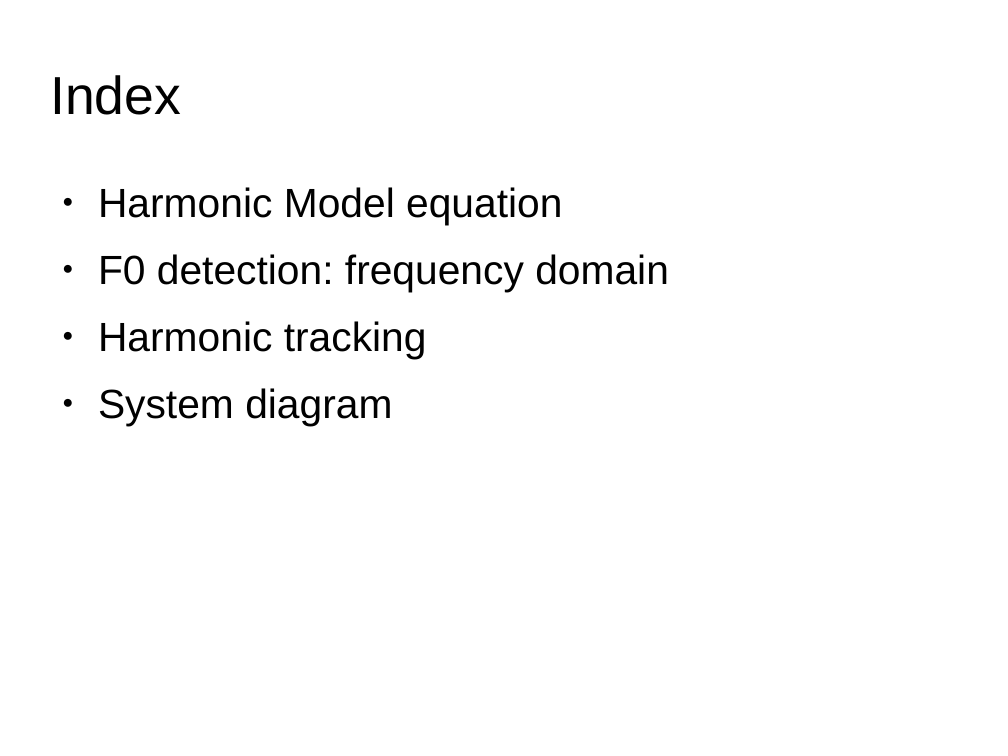
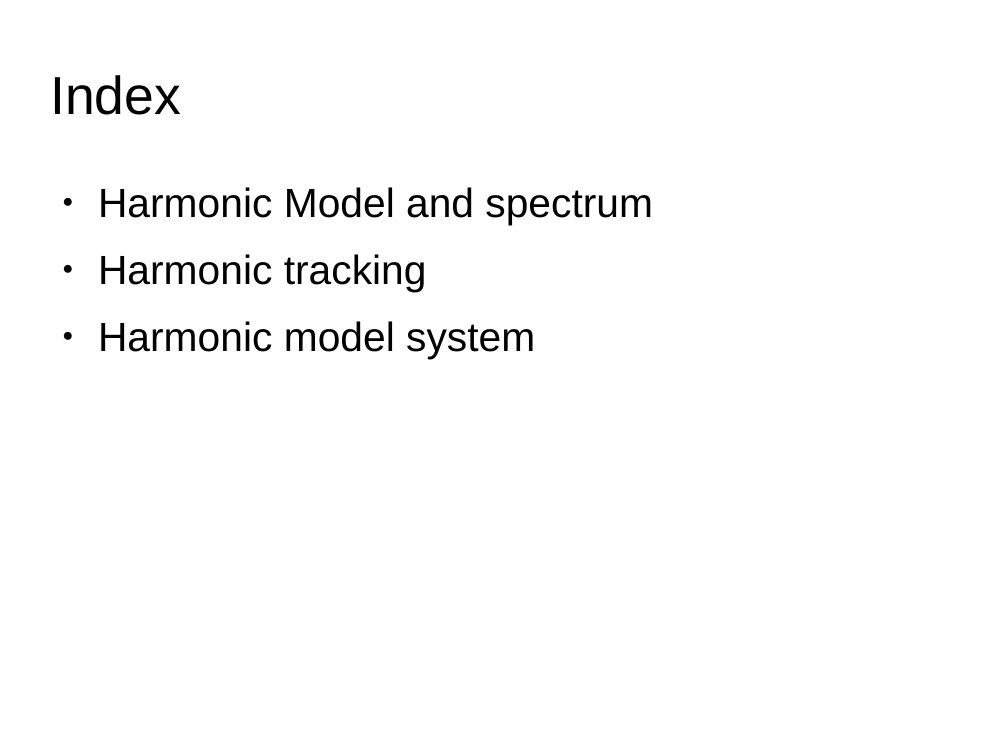
Before and after one commit to MTG/sms-tools, a slide deck: slide 2 of lectures/6-Harmonic-model/Harmonic-model-2.odp. Drawn at 1008x756 pixels with LibreOffice and Linux fonts; fonts in the diff are those of the drawing. Boxes give left, top, right and bottom in pixels: in the first picture for what was removed or moved away, otherwise in the second. Text is boxed around its words. In the diff, an @@ line names an element or a change of style, - is before the commit and + after.

```diff
--- a/lectures/6-Harmonic-model/Harmonic-model-2.odp
+++ b/lectures/6-Harmonic-model/Harmonic-model-2.odp
@@ text at box(98, 187, 653, 225): text changed @@
-● Harmonic Model equation
-● F0 detection: frequency domain
+● Harmonic Model and spectrum
@@ text at box(98, 321, 535, 358): text changed @@
-● System diagram
+● Harmonic model system
```
Also in this commit, not shown: 2 other slides changed, 7 slides removed, 31 other files.
